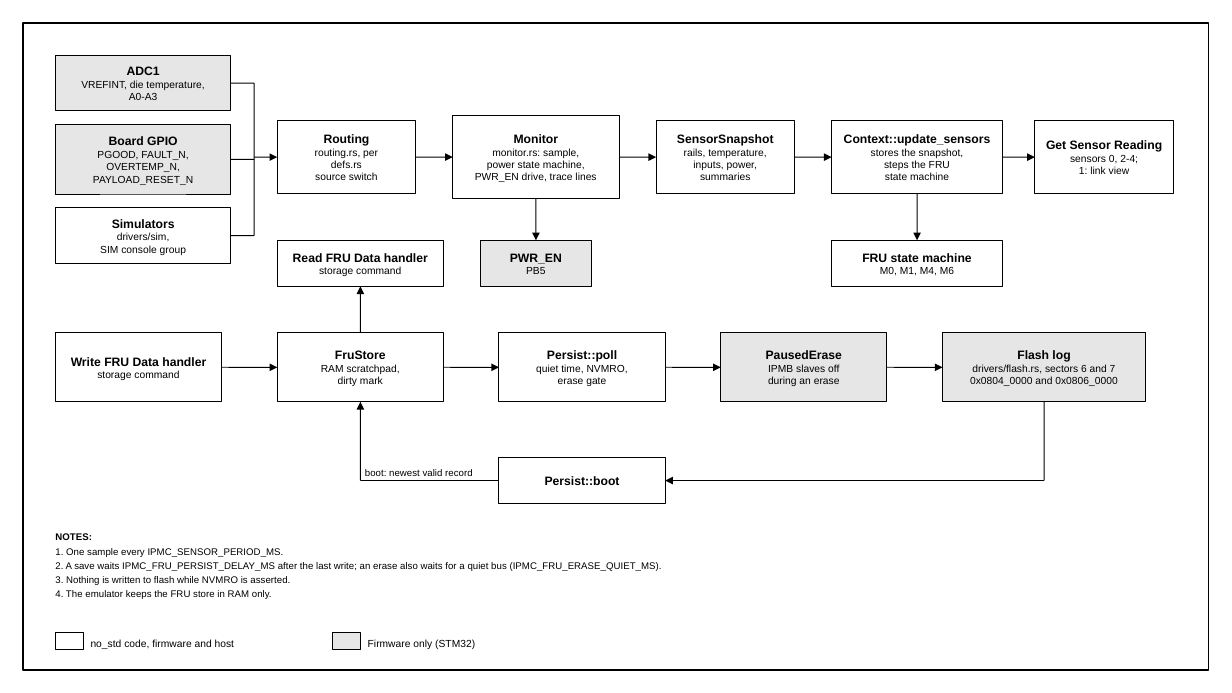
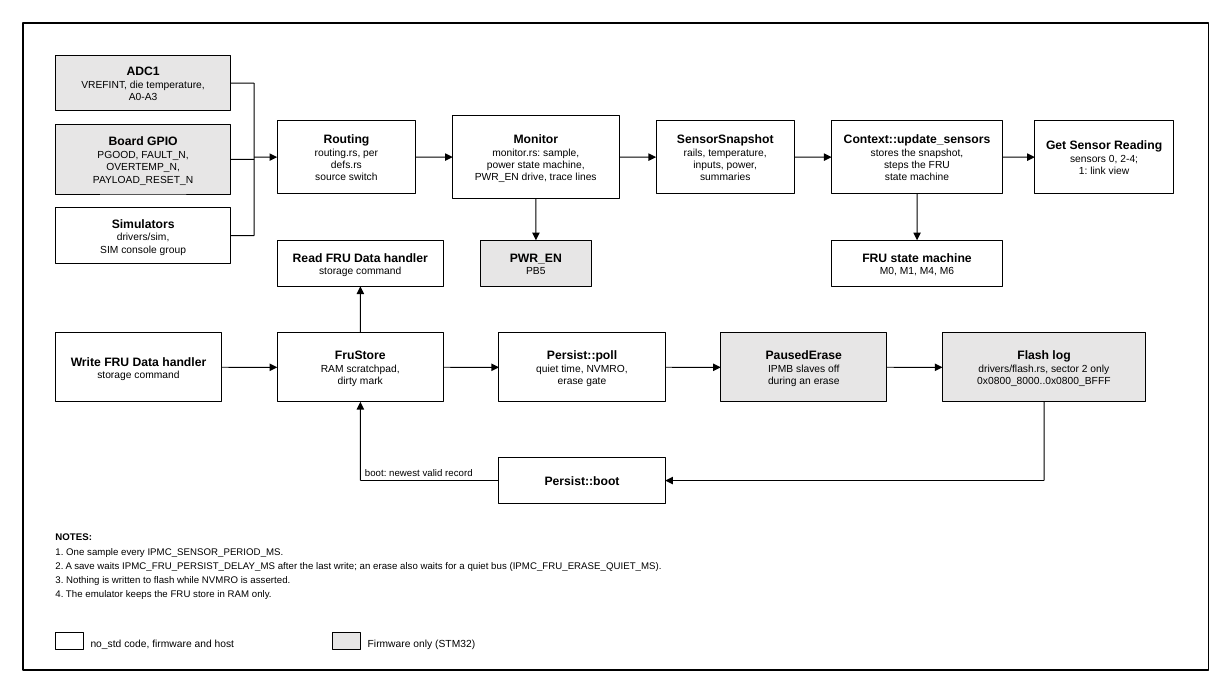
Before and after one commit to ironkernel01/IPMIRustFRU, a slide deck: slide 3 of diagrams/out/ipmc-software.pptx. Drawn at 1232x693 pixels with LibreOffice and Linux fonts; fonts in the diff are those of the drawing. Boxes give left, top, right and bottom in pixels: in the first picture for what was removed or moved away, otherwise in the second. Text is boxed around its words. In the diff, an @@ line names an element or a change of style, - is before the commit and + after.

```diff
--- a/diagrams/out/ipmc-software.pptx
+++ b/diagrams/out/ipmc-software.pptx
@@ text in rectangle at box(977, 364, 1110, 386): text changed @@
-drivers/flash.rs, sectors 6 and 7
-0x0804_0000 and 0x0806_0000
+drivers/flash.rs, sector 2 only
+0x0800_8000..0x0800_BFFF
```
Also in this commit, not shown: 2 other slides changed, 3 slides added, 14 other files.
